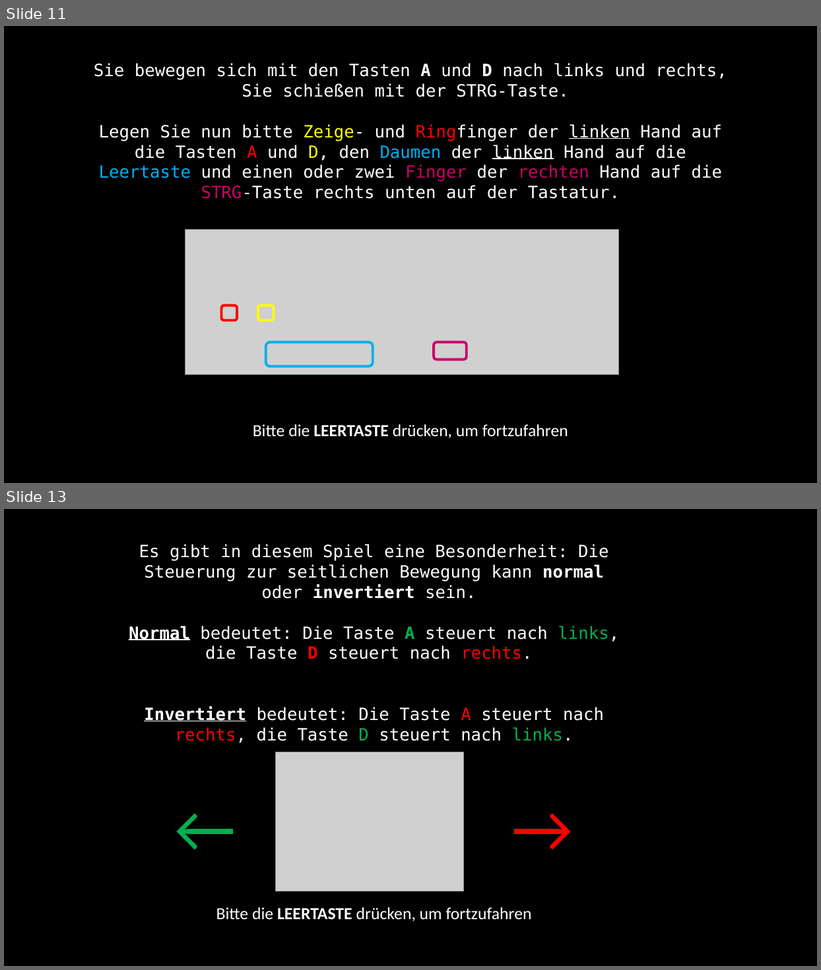
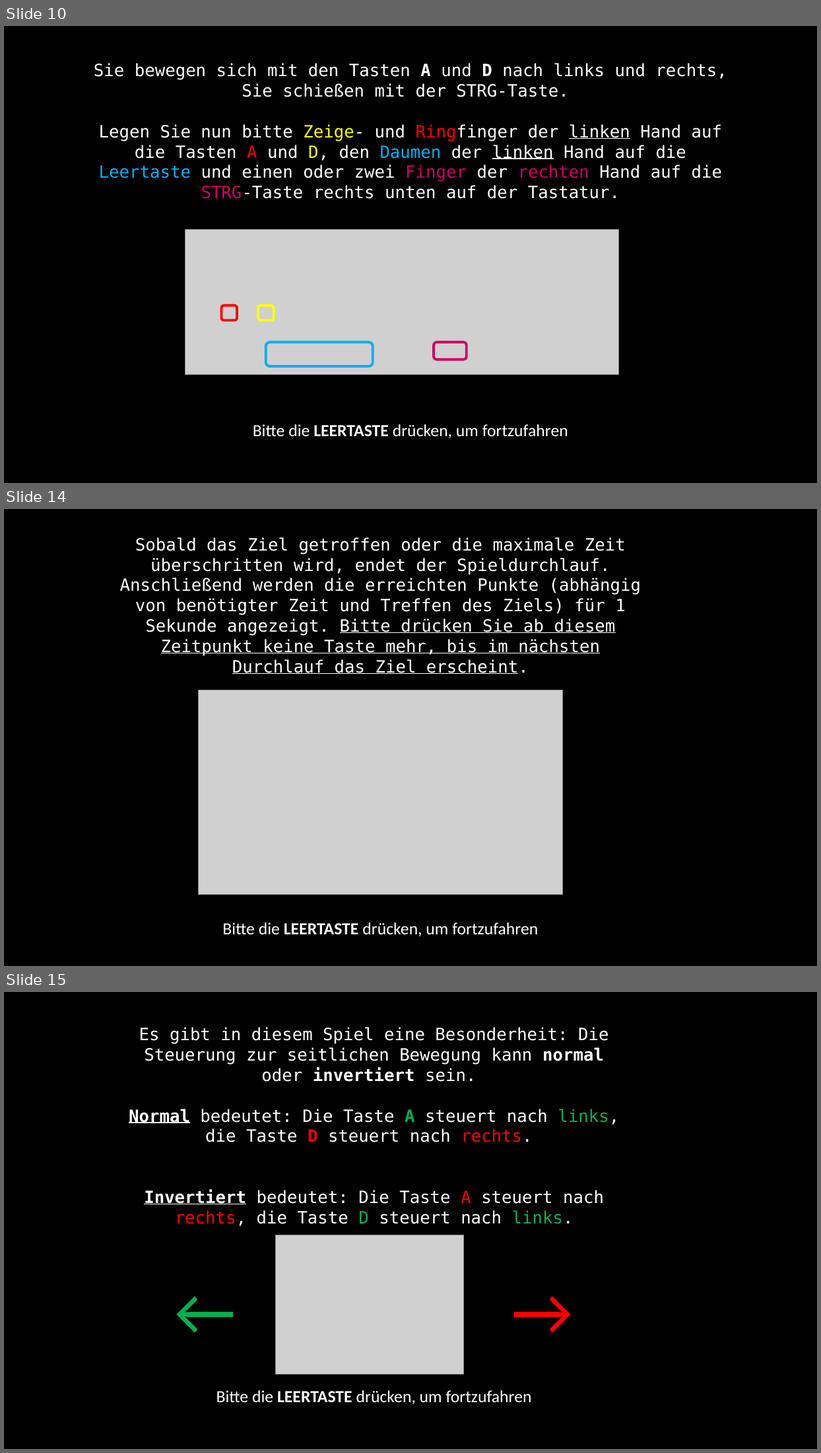
Before and after one commit to sean-mulready/Vizdoom-Scripts, a slide deck: exp_img/instructions.pptx. Shown one above the other, each under a label of ours: slides 11 and 13 before the commit, slides 10, 14 and 15 after it; the slides between them are not shown. The pictures are 821x970 and 821x1453 pixels, drawn with LibreOffice and Linux fonts; fonts in the diff are those of the drawing; grey boxes stand for pictures. Boxes give left, top, right and bottom in pixels: in the first picture for what was removed or moved away, otherwise in the second. Text is boxed around its words. In the diff, an @@ line names an element or a change of style, - is before the commit and + after.

```diff
--- a/exp_img/instructions.pptx
+++ b/exp_img/instructions.pptx
@@ slide 14 added at bbox=[4, 509, 817, 966], background #000000 @@
@@ text added at bbox=[120, 537, 641, 937], 20 pt, text #FFFFFF @@
+Sobald das Ziel getroffen oder die maximale Zeit überschritten wird, endet der Spieldurchlauf. Anschließend werden die erreichten Punkte (abhängig von benötigter Zeit und Treffen des Ziels) für 1 Sekunde angezeigt. Bitte drücken Sie ab diesem Zeitpunkt keine Taste mehr, bis im nächsten Durchlauf das Ziel erscheint.
+Bitte die LEERTASTE drücken, um fortzufahren
@@ picture added at bbox=[199, 690, 563, 895] @@
@@ what was slide 11 is now slide 10 @@
@@ what was slide 13 is now slide 15 @@
```
Also in this commit, not shown: 4 slides changed, 3 other slides added, 2 slides removed, 11 other files.
